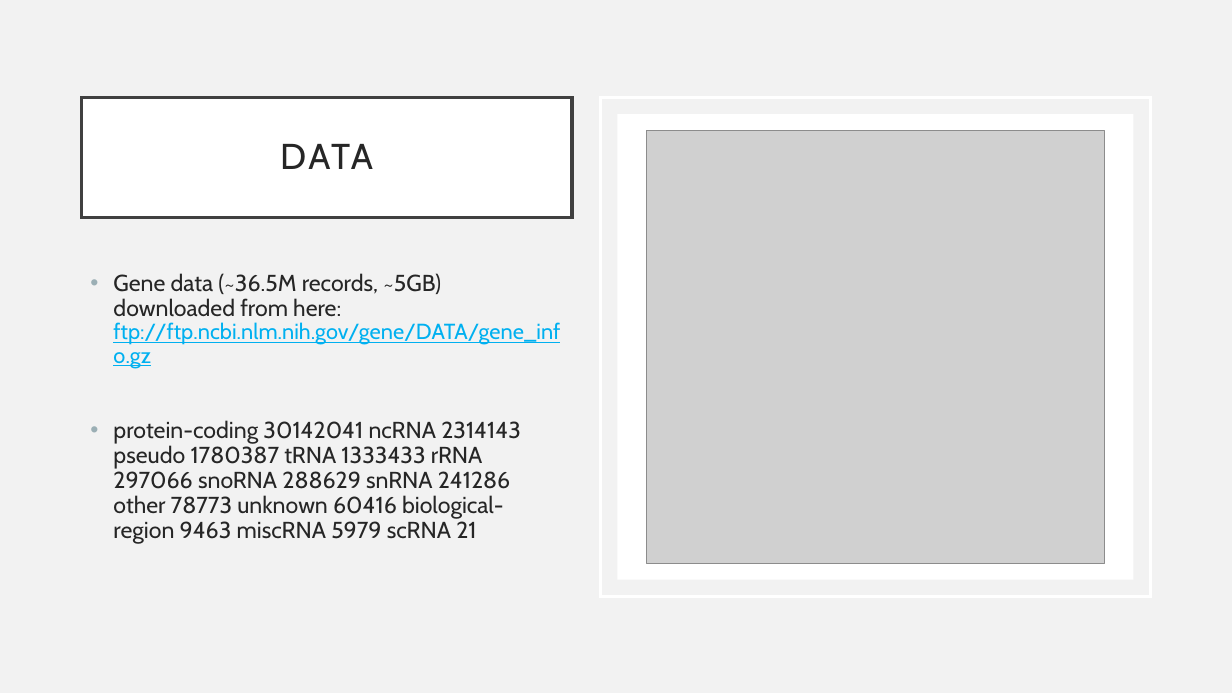
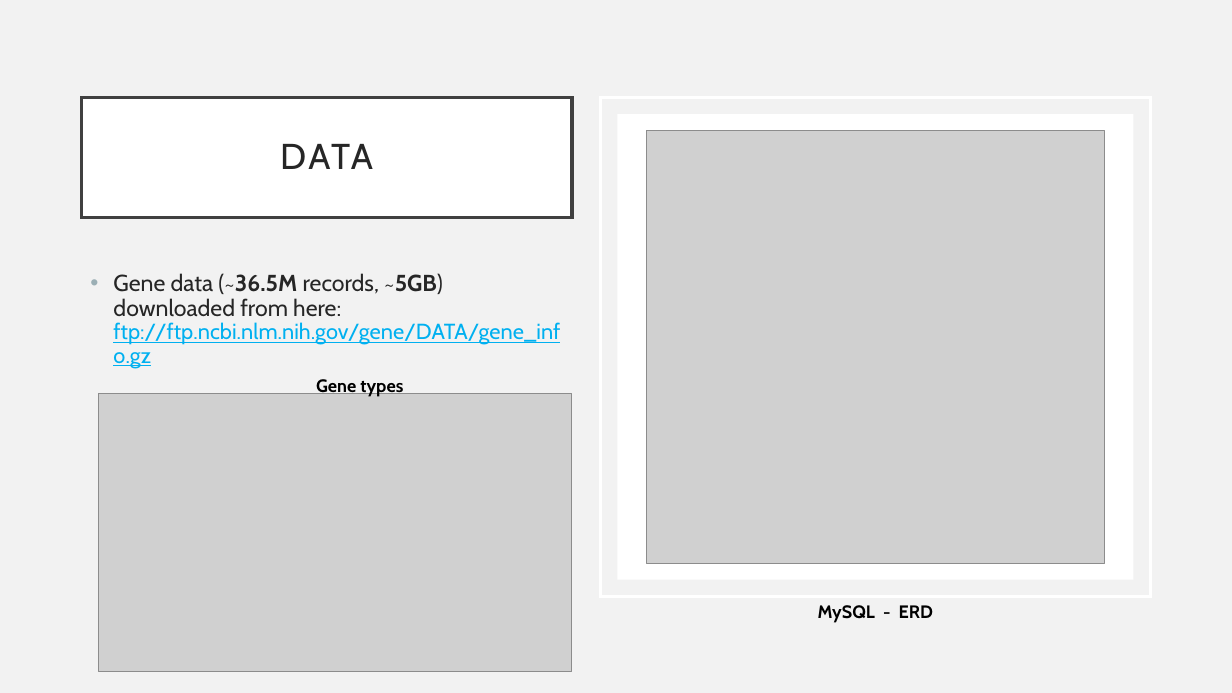
Before and after one commit to G43beli/GENEius, a slide deck: slide 3 of docs/Presentation.pptx. Drawn at 1232x693 pixels with LibreOffice and Linux fonts; fonts in the diff are those of the drawing; grey boxes stand for pictures. Boxes give left, top, right and bottom in pixels: in the first picture for what was removed or moved away, otherwise in the second. Text is boxed around its words. In the diff, an @@ line names an element or a change of style, - is before the commit and + after.

Commit message:
added slides for the presentation

```diff
--- a/docs/Presentation.pptx
+++ b/docs/Presentation.pptx
@@ text "Gene data (~36.5M records, ~5GB) ..." at [113, 273, 560, 369]: bold on in "(~36.5M ~5GB)" @@
@@ text added at [316, 379, 403, 397], 14 pt, text #000000, bold @@
+Gene types
@@ picture added at [99, 394, 572, 672] @@
@@ text at [113, 420, 521, 544]: paragraph removed @@
-• protein-coding 30142041 ncRNA 2314143 pseudo 1780387 tRNA 1333433 rRNA 297066 snoRNA 288629 snRNA 241286 other 78773 unknown 60416 biological-region 9463 miscRNA 5979 scRNA 21
@@ text added at [818, 605, 933, 623], 14 pt, text #000000, bold @@
+MySQL - ERD
```
Also in this commit, not shown: 5 other slides changed, 6 slides added, 1 slide removed, 3 other files.
